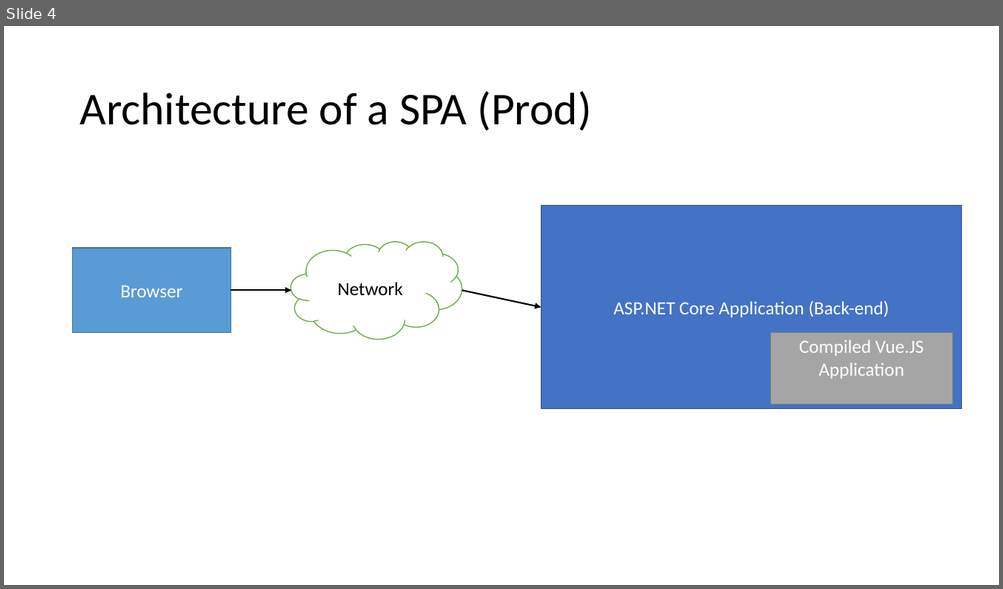
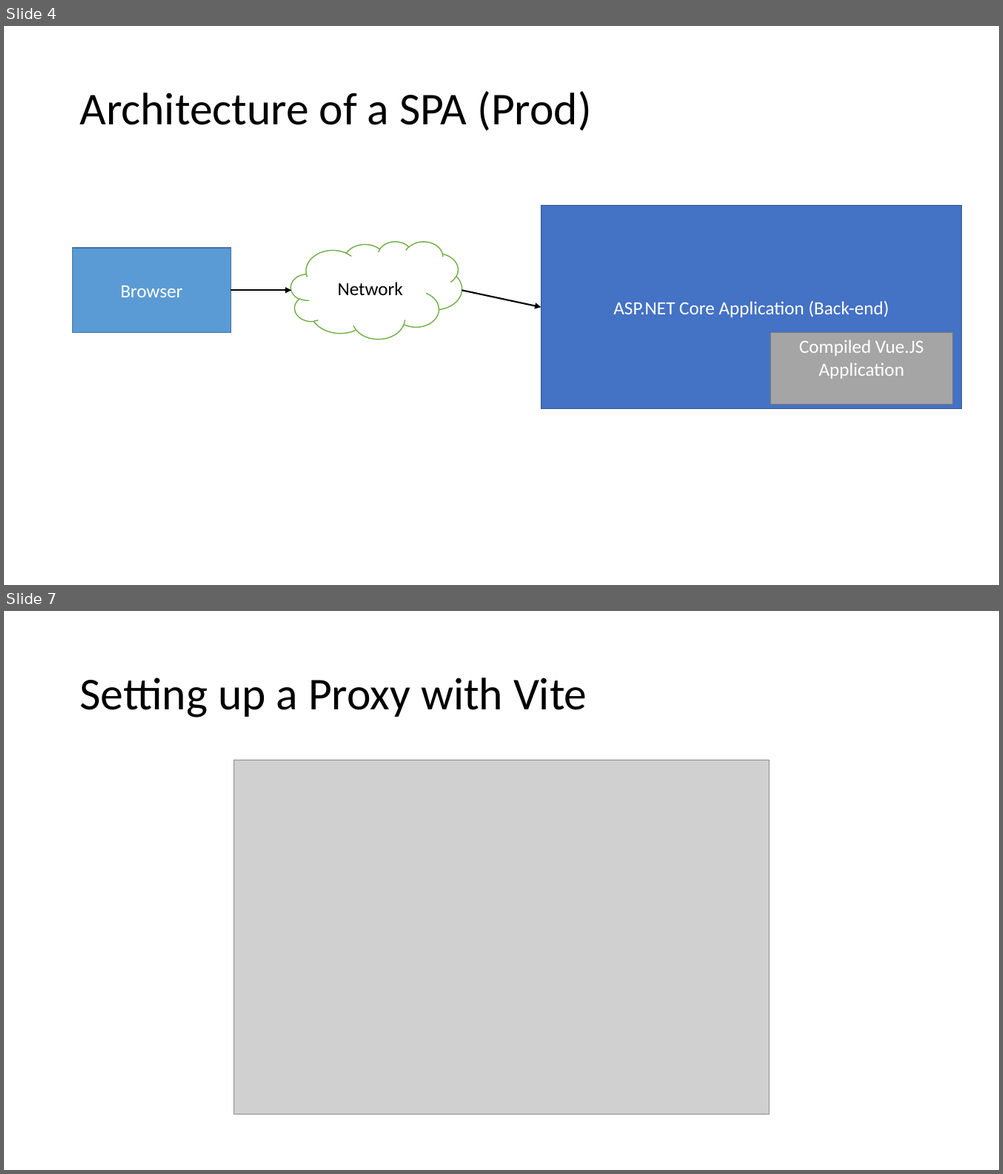
Before and after one commit to 1kevgriff/Workshop-SPA-with-ASPNETCORE-VueJS, a slide deck: Slides/7_Putting it Together.pptx. Shown one above the other, each under a label of ours: slide 4 before the commit, slides 4 and 7 after it; the slides between them are not shown. The pictures are 1003x589 and 1003x1174 pixels, drawn with LibreOffice and Linux fonts; fonts in the diff are those of the drawing; grey boxes stand for pictures. Boxes give left, top, right and bottom in pixels: in the first picture for what was removed or moved away, otherwise in the second. Text is boxed around its words. In the diff, an @@ line names an element or a change of style, - is before the commit and + after.

```diff
--- a/Slides/7_Putting it Together.pptx
+++ b/Slides/7_Putting it Together.pptx
@@ slide 7 added at [4,611,999,1170], background #FFFFFF @@
@@ title added at [79,678,587,718], 44 pt, text #000000 @@
+Setting up a Proxy with Vite
@@ picture added at [234,760,768,1116] @@
```
Also in this commit, not shown: 1 slide changed, 4 other slides added, 5 other files.
